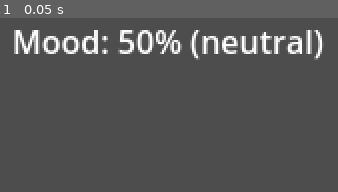
Above: before the commit, frame 1.
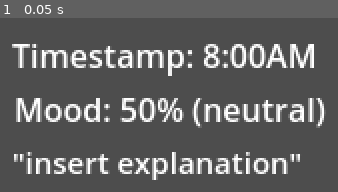
Above: after the commit, the same moment.

Repository: chisatonishikigi479/Hack-Washu-Project-2025-Repo-v2
Game: Godot game, scene res://record_item.tscn
Same seed, same stepped clock (60 frames per second), same inputs: the game is played once before the commit and once after it. The project has no main scene, so this scene is started directly.
Inputs:
- Up to frame 1 (0.05 s): no input

The runs differ from the first frame. In frame 1, 21% of the frame differs, in the area x 3-97%, y 6-94%.
Error after the commit: Invalid access of index '0' on a base object of type: 'Array'. (res://record_item.gd:11)

Commit message:
awrgwargwargawrg

Diff:
--- a/HistoryScreen.tscn
+++ b/HistoryScreen.tscn
@@ -6,10 +6,10 @@
 script = ExtResource("1_myj6d")
 
 [node name="BackButton" type="Button" parent="."]
-offset_left = 12.0
-offset_top = 18.0
-offset_right = 156.0
-offset_bottom = 76.0
+offset_left = 7.0
+offset_top = 5.0
+offset_right = 120.0
+offset_bottom = 48.0
 theme_override_font_sizes/font_size = 25
 text = "Go Back"
 
--- /dev/null
+++ b/record_item.gd
@@ -0,0 +1,27 @@
+extends Node2D
+
+#400 by 150 pixels
+#display 4 per page
+
+var index = 0
+
+var setVariables = false
+func _process(delta):
+	if not setVariables:
+		$Timestamp.text = "Timestamp: " + GlobalData.minutes_to_time_string(GlobalData.mood_time_stamps[index])
+		var mood = GlobalData.mood_data_points[index]
+		var comment = ""
+		if mood <= 0.2:
+			comment = "very down"
+		elif mood > 0.2 and mood <= 0.4:
+			comment = "down"
+		elif mood > 0.4 and mood < 0.6:
+			comment = "neutral"
+		elif mood >= 0.6 and mood < 0.8:
+			comment = "cheerful"
+		elif mood >= 0.8 and mood <= 1.0:
+			comment = "very cheerful"
+		$MoodLabel.text = "Mood: " + str(int(mood * 100.0)) + "%" + " (" + comment + ")"
+		$ExplanationLabel.text = GlobalData.prompt_responses_during_day[index]
+
+		setVariables = true
--- a/record_item.tscn
+++ b/record_item.tscn
@@ -1,13 +1,31 @@
-[gd_scene format=3 uid="uid://dkc2yw0uygx2f"]
+[gd_scene load_steps=2 format=3 uid="uid://dkc2yw0uygx2f"]
+
+[ext_resource type="Script" uid="uid://db7sthfbn2y1g" path="res://record_item.gd" id="1_jd0rc"]
 
 [node name="RecordItem" type="Node2D"]
+script = ExtResource("1_jd0rc")
 
 [node name="WeatherIcon" type="AnimatedSprite2D" parent="."]
 position = Vector2(60, 85)
 
 [node name="MoodLabel" type="RichTextLabel" parent="."]
+offset_left = 137.0
+offset_top = 40.0
+offset_right = 388.0
+offset_bottom = 68.0
+text = "Mood: 50% (neutral)"
+
+[node name="TimestampLabel" type="RichTextLabel" parent="."]
 offset_left = 136.0
-offset_top = 6.0
+offset_top = 13.0
 offset_right = 387.0
-offset_bottom = 42.0
-text = "Mood: 50% (neutral)"
+offset_bottom = 41.0
+text = "Timestamp: 8:00AM"
+
+[node name="ExplanationLabel" type="RichTextLabel" parent="."]
+offset_left = 136.0
+offset_top = 67.0
+offset_right = 387.0
+offset_bottom = 146.0
+theme_override_font_sizes/normal_font_size = 15
+text = "\"insert explanation\""
Not shown, added: record_item.gd.uid
